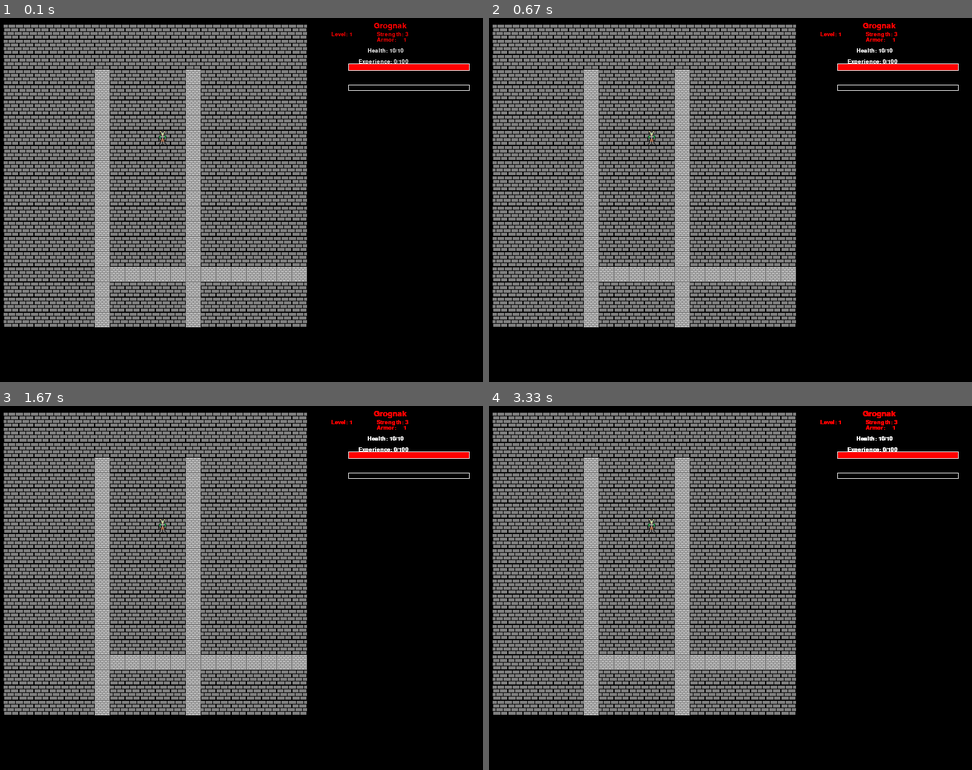
Above: before the commit, frames 1-4 (two rows, left to right).
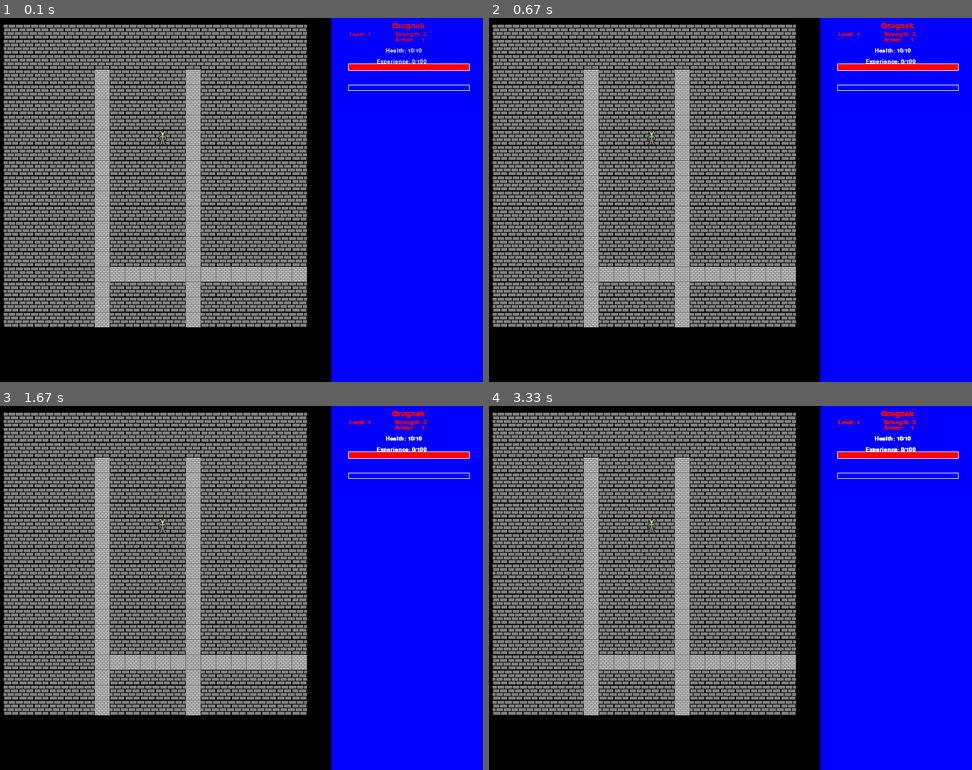
Above: after the commit, the same moments.

Repository: zz3430gs/Py_Game_RPG
Game: pygame game, started from graphics/game.py
Two runs of this game, one before a commit and one after it. Both use one fixed random seed, a clock stepped at 60 frames per second and the inputs below.
Inputs:
- Up to frame 1 (0.1 s): no input
- Up to frame 2 (0.67 s): hold Right from 0.33 s (still down)
- Up to frame 3 (1.67 s): release Right at 0.8 s; hold Up 0.83-1.13 s; hold Right 1.17-1.63 s
- Up to frame 4 (3.33 s): hold Left 1.67-2.2 s; hold Down 2.23-2.67 s; hold Left 2.7-3.17 s; hold Up from 3.2 s (still down)

The runs differ from the first frame. In frame 1, 31% of the frame differs, in the area x 68-100%, y 0-100%; in frame 2, 31%; in frame 3, 31%; in frame 4, 31%.

Commit message:
list_of_monsters generates --> next combat

Diff:
--- a/characters/Hero.py
+++ b/characters/Hero.py
@@ -8,7 +8,7 @@
         super().__init__(name)
         # in the future a additional Class class will grant further inheritence
         # Which will make many of these happen there, not here.
-        self.states = ['explore', 'combat', 'game_over', 'inventory', 'level_up', 'new_game']
+        self.states = ['explore', 'combat', 'game_over', 'inventory', 'level_up', 'new_game', 'menu']
         self.state = self.states[0]
         self.armor = 1  # Used to figure out if you missed
         self.strength = 3  # Used for the max on damage
@@ -17,11 +17,10 @@
         self.money = 5
         self.next_level = 100
         # todo: Someday have multiple sprites for the hero.
-        # self.image = 'sprites/Hero.png'
         # hero position  x, y
         self.hero_pos = [start_pos[0], start_pos[1]]
         self.set_starter_stats()
-        self.inventory = []
+        # self.inventory = [] # a list of items when it is included
         '''self.killcount = 0'''
 
     # TODO: Add a kill Counter for additional Highscore info
@@ -38,7 +37,8 @@
         self.max_hp = 10
         self.current_hp = 10
 
-    def set_opened_save_stats(self,hp,max_hp,armor,strength,xp,level,money,next_level, inventory):
+    def set_opened_save_stats(self,hp,max_hp,armor,strength,xp,level,money,next_level):
+        # TODO: ADD INVENTORY
         self.current_hp = hp
         self.max_hp=max_hp
         self.armor = armor
@@ -47,7 +47,8 @@
         self.level = level
         self.money = money
         self.next_level = next_level
-        self.sort_inventory(inventory)
+
+        # self.sort_inventory(inventory)
         '''self.killcount=killcount'''
 
     def sort_inventory(self,inventory):
--- a/characters/Inventory.py
+++ b/characters/Inventory.py
@@ -1,11 +1,14 @@
 #same thing, don't see the need to inherit from other classes (maybe Item?)
 
-
+# TODO MOVE THIS TO SEPERATE DIRECTORY
 class Inventory():
     def __init__(self, owner):
-        self.inventory = {}
+        self.inventory = []
         self.owner = owner
+
     def add_item(self, item):
         self.inventory[item.name] = item
 
+#     POTION OF ATTACK, POTION OF HEALTH, POTION OF ARMOR
+
 #    TODO: A method to print the inventory
--- a/characters/Item.py
+++ b/characters/Item.py
@@ -3,7 +3,7 @@
 
 
 class Item:
-
+   # TODO MOVE THIS TO SEPERATE DIRECTORY
    def __init__(self, name, atk_value, arm_value, weight, special_prop, price):
         self.name = name
         self.atk_value = atk_value
--- a/database/db.py
+++ b/database/db.py
@@ -5,6 +5,7 @@
 from characters.Monster import Monster
 from characters.Merchant import Merchant
 from random import randint
+from random import shuffle
 from characters.Hero import Hero
 from time import sleep
 import sqlite3
@@ -18,7 +19,7 @@
     chance_range = (10)
     if chance <= chance_range:
         print('A random encounter happens while you were sleeping')
-        encounter_chance = randint (1,100)
+        encounter_chance = randint(1,100)
         monster_chance = (50)
         if encounter_chance <= monster_chance:
             print('You are attacked by a monster while you were trying to sleep!')
@@ -33,10 +34,22 @@
         hero.gain_hp_from_rest(True)
         return False
 
+# make a list of monsters for the level to contain
+def generate_monster_list(hero):
+    # This is how much xp the monsters need to be worth
+    xp_threshold = hero.next_level-hero.xp
+    all_monsters = []
+    total_monster_xp = 0
+    while total_monster_xp < xp_threshold:
+        monster = random_monster_encounter(hero)
+        all_monsters.append(monster)
+        total_monster_xp += monster.xp_val
+    shuffle(all_monsters)
+    return all_monsters
 
 def random_monster_encounter(hero):
     # figure out the levels the monster can be, not too low or too high
-    random_level = randint(hero.level - 1, hero.level + 2)
+    random_level = randint(hero.level - 1, hero.level + 1)
     # grab a monster, send it back for fighting
     monster = fetch_monster_make_object(random_level)
     # return that monster so the Encounters File can use them
@@ -67,8 +80,9 @@
                                               xp=hero_object.xp,
                                               level=hero_object.level,
                                               money=hero_object.money,
-                                              next_level=hero_object.next_level),
-
+                                              next_level=hero_object.next_level,
+                                              hero_pos_x=hero_object.hero_pos[0],
+                                              hero_pos_y=hero_object.hero_pos[1])
     new_save.save()
 
 def fetch_monster_make_object(level):
@@ -81,7 +95,7 @@
     list_o = []
     while error:
         try:
-            for monster in Monster_Model.select():
+            for monster in Monster_Model.select().where(monster.level == level):
                 # print('Made it into the loop1')
                 if monster.level == level:
                     # print('made it into the loop')
--- a/database/peewee_model.py
+++ b/database/peewee_model.py
@@ -35,6 +35,8 @@
     level = IntegerField(null=False, default=1)
     money = IntegerField(null=False, default=0)
     next_level = IntegerField(null=False, default=100)
+    hero_pos_x = IntegerField(null = False)
+    hero_pos_y = IntegerField(null = False)
 
 class Merchant_Model(Base_Model):
     name = CharField(max_length=60, unique=True)
--- a/encounters/Encounters.py
+++ b/encounters/Encounters.py
@@ -36,3 +36,6 @@
 def set_up_battle(hero):
     monster = random_monster_encounter(hero)
     this_fight = Combat(hero, monster)
+
+def make_list_of_monsters():
+    monster_list = []
--- a/graphics/graphics_manager.py
+++ b/graphics/graphics_manager.py
@@ -15,8 +15,8 @@
         # self.starter_map = starter_map
         # Camera move speeds in different directions in pixels
         self.cam_move_up = 1
-        self.cam_move_dn = 14
-        self.cam_move_rt = 14
+        self.cam_move_dn = 1
+        self.cam_move_rt = 1
         self.cam_move_lft = 1
         self.MM = map.Map_Maker()
         # This is the farthest the cameras screen can pan right/left (
@@ -79,6 +79,7 @@
         # center based on cam_width
         # Never wander from the players position!!! NEVER!!
         self.cam_loc_x = hero_x - int(self.cam_width / 2.0)
+        # the Y axias works, x doesnt.
         self.cam_loc_y = hero_y - int(self.cam_height / 2.0)
         # if the camera has wandered off to center
         if self.cam_loc_x < 0:
--- a/graphics/input_controller.py
+++ b/graphics/input_controller.py
@@ -16,7 +16,7 @@
         while True:
             # Listen for events, this is about to get a whole lot bigger
             for event in pygame.event.get():
-                print(event)
+
                 if event.type == QUIT:
                     pygame.quit()
                     sys.exit
@@ -25,12 +25,16 @@
                     # THIS APPEARS TO BE WORKING.  ONLY APPEARS TO BE THOUGH SINCE I DONT HAVE THE CAMERA TRACKING WORKING
                     if(event.key == K_RIGHT) and gm.MM.is_valid_move(hero.hero_pos[0]+1, hero.hero_pos[1], hero):
                         hero.hero_pos[0] += 1
+                        print(hero.hero_pos)
                     if (event.key == K_LEFT) and gm.MM.is_valid_move(hero.hero_pos[0]-1, hero.hero_pos[1], hero):
                         hero.hero_pos[0] -= 1
+                        print(hero.hero_pos)
                     if (event.key == K_UP) and gm.MM.is_valid_move(hero.hero_pos[0], hero.hero_pos[1]-1, hero):
                         hero.hero_pos[1] -= 1
+                        print(hero.hero_pos)
                     if (event.key == K_DOWN) and gm.MM.is_valid_move(hero.hero_pos[0], hero.hero_pos[1]+1, hero):
                         hero.hero_pos[1] += 1
+                        print(hero.hero_pos)
                     if (event.key == K_a):
             #             ATTACK!
                         print('ATTACKING!')
--- a/graphics/map.py
+++ b/graphics/map.py
@@ -77,15 +77,17 @@
             if check_fail != True:
                 all_rooms.append(this_room)
 
+
+        self.carve_all_rooms(all_rooms)
         self.center = self.place_hero_start(all_rooms)
-        self.carve_all_rooms(all_rooms)
-
                 # for row in self.starter_map:
                 #     print(row)
     def place_hero_start(self, all_rooms):
         # TODO: Make this much Better at placing the hero. Look Through the  map, find a coordinate that is a floor section. then place
         # THIS IS A REALLY HACKY WAY OF DOING THIS WHICH WORKS ONLY ABOUT 30% of the time.
         self.hero_start = [all_rooms[0].center[0],all_rooms[0].center[1]]
+
+    # TODO: def c
 
     def carve_all_rooms(self, all_rooms):
 
--- a/text_manager.py
+++ b/text_manager.py
@@ -37,9 +37,14 @@
         self.SMALL_FONT_HEIGHT = self.SMALL_FONT.size(' ')[1]
         # THIS IS THE TEXT SURFACE TO BE APPLIED TO THE MAIN SURFACE LATER
         self.base_surf = base_surf
+
+        self.battle_box = pygame.Rect(10,600, 550,200)
+        self.battle_box_surf = pygame.Surface((550,100))
+
         self.text_rect = pygame.Rect(550, 0, 250, 600)
-        self.main_text_surface = pygame.Surface((280, 600))
-        # self.main_text_surface.fill(C.Blue)
+        self.main_text_surface = pygame.Surface((250, 600))
+
+        self.main_text_surface.fill(C.Blue)
 
         # THESSE ARE THE LINES OF TEXT THAT WILL SHOW UP IN THE BATTLE_BOX
         self.battle_box_lines = []
@@ -62,12 +67,21 @@
         self.add_text('Health: '+str(self.hero.current_hp)+'/'+str(self.hero.max_hp), C.White, self.STAT_BOX_COL_X, self.STAT_BOX_COL_Y+5, False)
         self.add_text('Experience: ' + str(self.hero.xp) + '/' + str(self.hero.next_level), C.White, self.STAT_BOX_COL_X-5, self.STAT_BOX_COL_Y + 7, False)
         # After all Text is added, then blit to main surf
-        self.base_surf.blit(self.main_text_surface, (520, 0))
+        self.base_surf.blit(self.main_text_surface, (550, 0))
 
         # then render the XP and HP bars
+        # display movement options, and esc
         self.render_hp_bar(self.base_surf, self.hero)
-        self.render_xp_bar(self.base_surf,self.hero)
+        self.render_xp_bar(self.base_surf, self.hero)
+        self.update_battle_box()
         pygame.display.update(self.text_rect)
+
+    # TODO FIGURE THIS OUT! WHY DOESNT IT RENDER!?
+    def update_battle_box(self):
+        self.battle_box_surf.fill(C.Red)
+        self.base_surf.blit(self.battle_box_surf, (0, 600))
+        pygame.display.update(self.battle_box)
+
 
     # this method takes the string of text, the color, and two positional arguments, finally a large or small boolean
     def add_text(self, t, color, col_x, col_y, size_bool):
